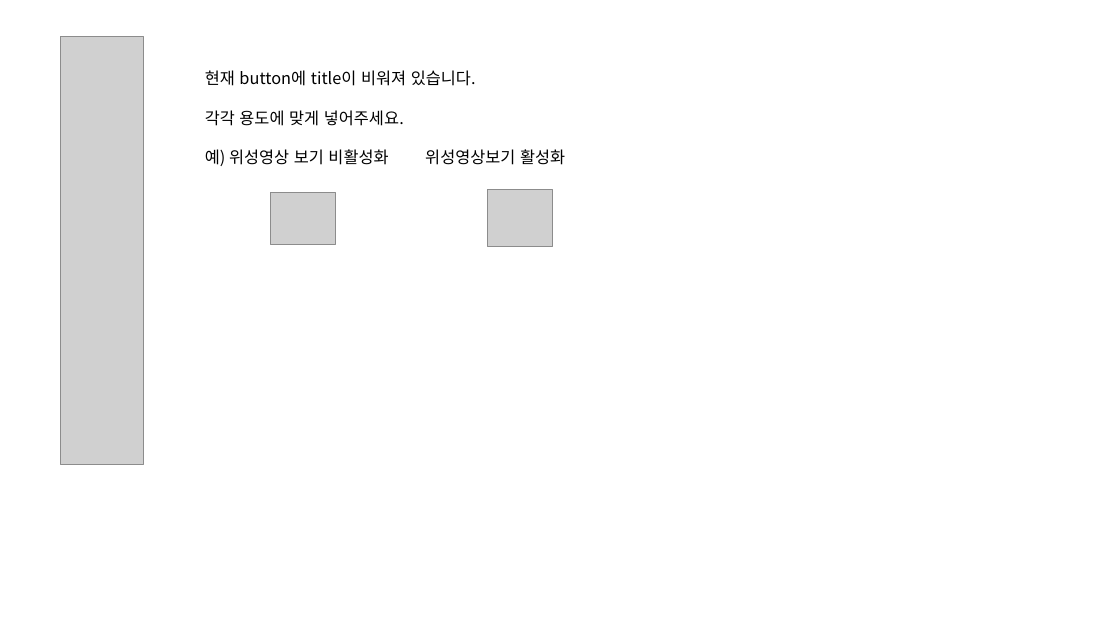
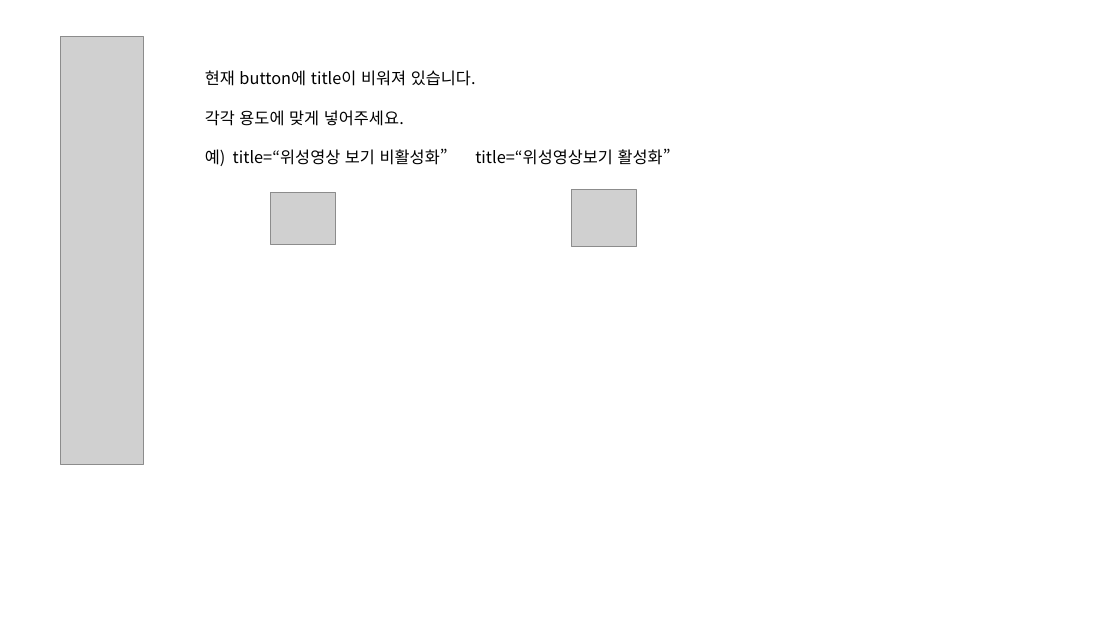
Before and after one commit to jeoungGyy/sejong, a slide deck: slide 21 of ppt/웹접근성 오류 체크(운영).pptx. Drawn at 1120x630 pixels with LibreOffice and Linux fonts; fonts in the diff are those of the drawing; grey boxes stand for pictures. Boxes give left, top, right and bottom in pixels: in the first picture for what was removed or moved away, otherwise in the second. Text is boxed around its words. In the diff, an @@ line names an element or a change of style, - is before the commit and + after.

```diff
--- a/ppt/웹접근성 오류 체크(운영).pptx
+++ b/ppt/웹접근성 오류 체크(운영).pptx
@@ text at (205,148,671,166): text changed @@
-예) 위성영상 보기 비활성화 위성영상보기 활성화
+예) title=“위성영상 보기 비활성화” title=“위성영상보기 활성화”
@@ picture: place and size @@
-picture at (488,190,553,247)
+picture at (572,190,637,247)
```
Also in this commit, not shown: 1 other slide changed, 8 other files.
